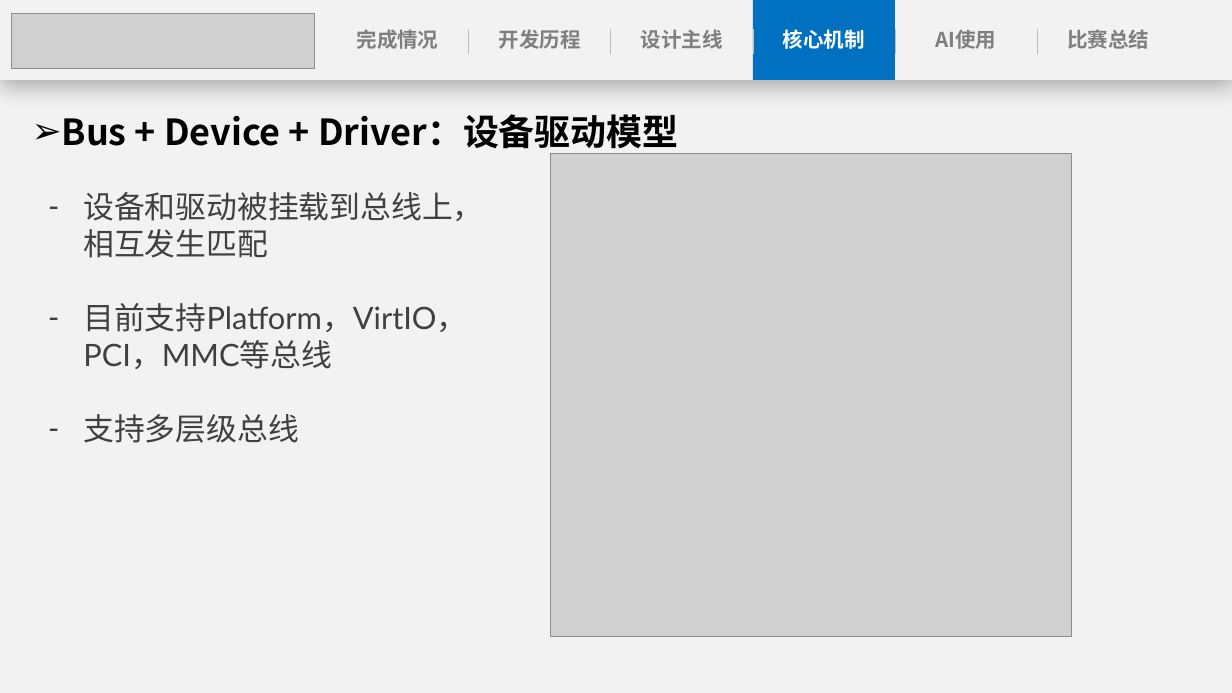
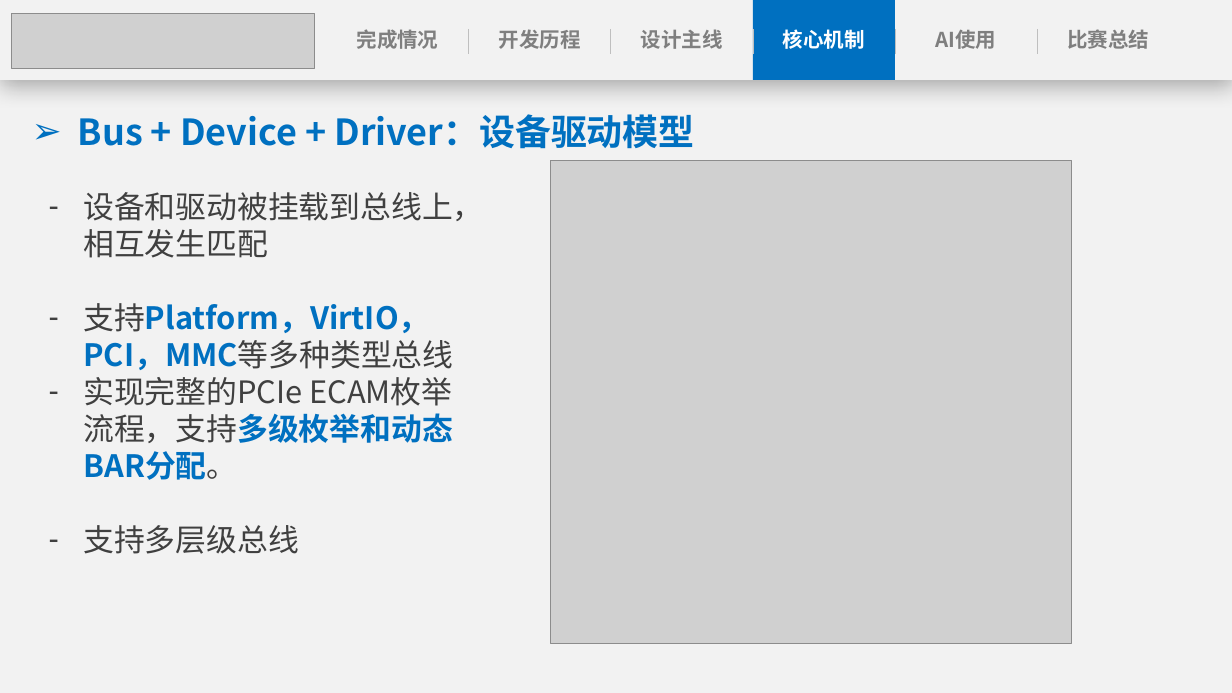
Before and after one commit to anemone-os/anemone, a slide deck: slide 21 of report/ppt/Anemone决赛演示文稿.pptx (slide 20 before the commit). Drawn at 1232x693 pixels with LibreOffice and Linux fonts; fonts in the diff are those of the drawing; grey boxes stand for pictures. Boxes give left, top, right and bottom in pixels: in the first picture for what was removed or moved away, otherwise in the second. Text is boxed around its words. In the diff, an @@ line names an element or a change of style, - is before the commit and + after.

```diff
--- a/report/ppt/Anemone决赛演示文稿.pptx
+++ b/report/ppt/Anemone决赛演示文稿.pptx
@@ text "Bus + Device + Driver：设备驱动模型" at (78,114,694,149): text colour #000000 to #0070C0; indent changed @@
@@ picture: place and size @@
-picture at (550,153,1071,637)
+picture at (550,160,1071,643)
@@ text at (83,192,483,554): font Lato to Noto Sans CJK SC in "设备和驱动被挂载到总线上，相互发生匹配", "支持多层级总线" @@
@@ text at (83,303,453,480): text changed; font Lato to Noto Sans CJK SC; text colour #404040 to #0070C0; bold on @@
-– 目前支持Platform，VirtIO，PCI，MMC等总线
+– 支持Platform，VirtIO，PCI，MMC等多种类型总线
+– 实现完整的PCIe ECAM枚举流程，支持多级枚举和动态BAR分配。
```
Also in this commit, not shown: 25 other slides changed.
